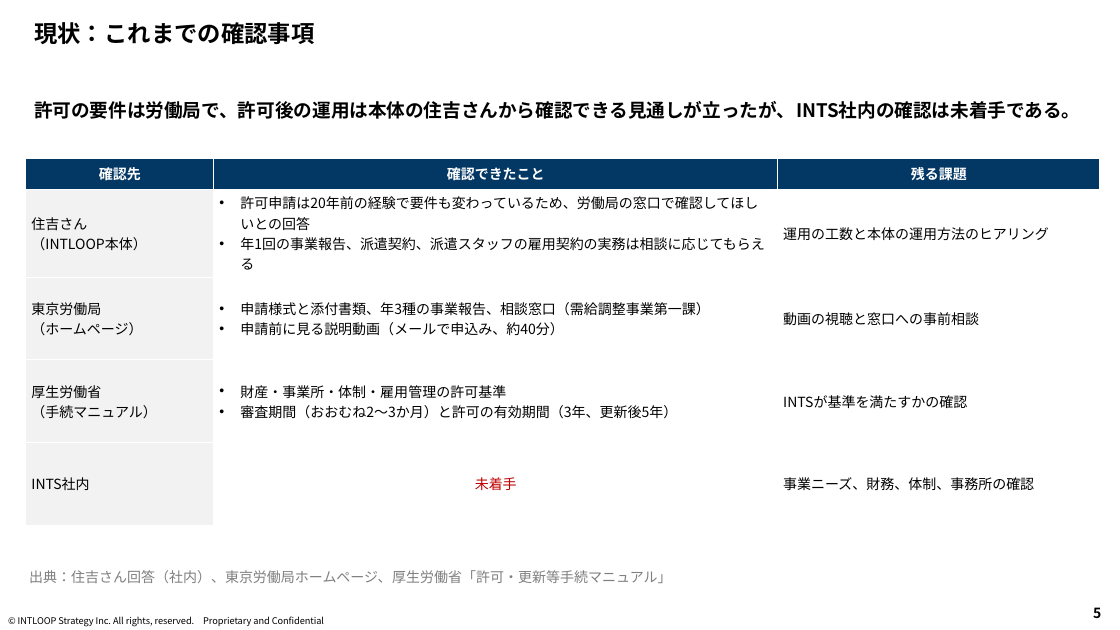
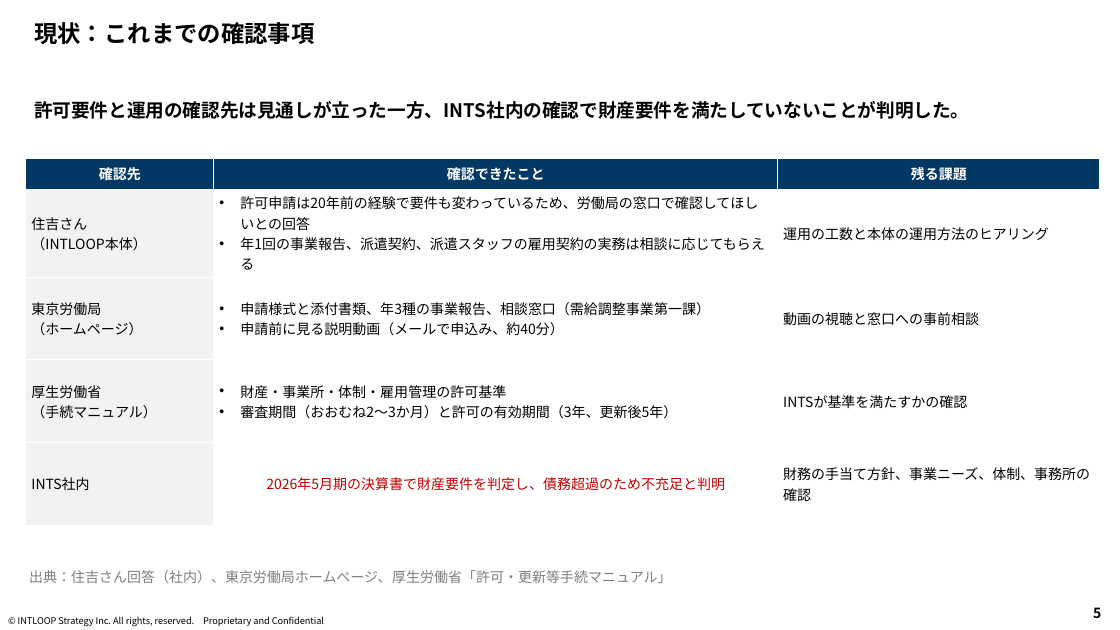
Before and after one commit to mkomko2011/For-AI, a slide deck: slide 5 of INTS_派遣業許可検討/INTS_派遣業許可検討_報告資料.pptx. Drawn at 1120x630 pixels with LibreOffice and Linux fonts; fonts in the diff are those of the drawing; background and template pictures are left out. Boxes give left, top, right and bottom in pixels: in the first picture for what was removed or moved away, otherwise in the second. Text is boxed around its words. In the diff, an @@ line names an element or a change of style, - is before the commit and + after.

```diff
--- a/INTS_派遣業許可検討/INTS_派遣業許可検討_報告資料.pptx
+++ b/INTS_派遣業許可検討/INTS_派遣業許可検討_報告資料.pptx
@@ text at [34,101,969,119]: text changed @@
-許可の要件は労働局で、許可後の運用は本体の住吉さんから確認できる見通しが立ったが、INTS社内の確認は未着手である。
+許可要件と運用の確認先は見通しが立った一方、INTS社内の確認で財産要件を満たしていないことが判明した。
@@ table at [26,158,1101,520] @@
-row 5, column 2: 未着手
+row 5, column 2: 2026年5月期の決算書で財産要件を判定し、債務超過のため不充足と判明
-row 5, column 3: 事業ニーズ、財務、体制、事務所の確認
+row 5, column 3: 財務の手当て方針、事業ニーズ、体制、事務所の確認
```
Also in this commit, not shown: 13 other slides changed, 1 slide added, 1 other file.
